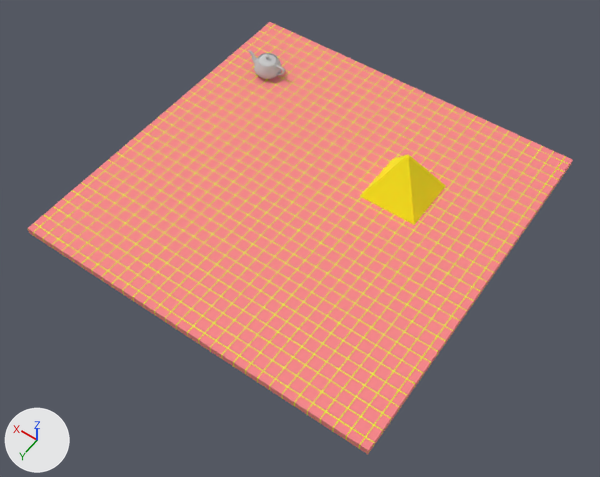
One commit to the FBX model Game/Game/Assets/modelData/bg/ground.fbx: the scene before it, then after it.
Rendered twice from a 50 mm camera at (-3982.0, 5777.0, 8034.0) aimed at (-249.0, 551.0, -179.0). Arrows for +X, +Y and +Z are at lower left; the lights stay in place.

The first picture shows 'Box001', 'Pyramid001', 'Teapot001'.
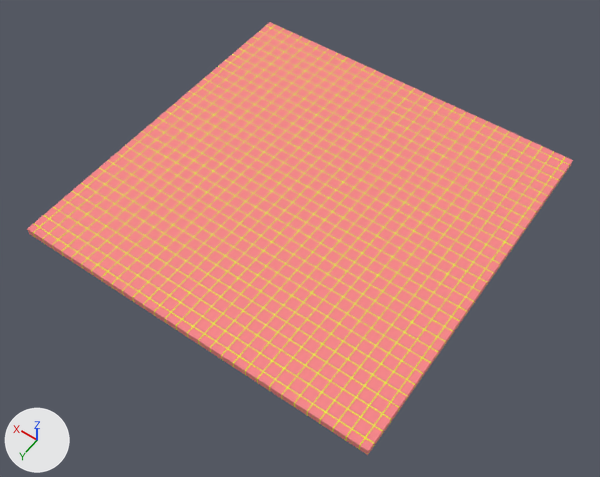
The newer file is also rescaled (x10.0) as a whole; pictures and numbers use the older file's frame.

What changed in the scene script:
```text
Remove ob_pyramid001:
    ob_pyramid001 = bpy.data.objects.new('Pyramid001', me_mesh_002)
    ob_pyramid001.location = (-955.0, -730.0, 0.0)
Remove ob_teapot001:
    ob_teapot001 = bpy.data.objects.new('Teapot001', me_mesh_001)
    ob_teapot001.location = (1814.0, -1541.0, 3.0)
```

Boxes [x1, y1, x2, y2] around the edits, measured in the pictures (600 x 477 px):
'Pyramid001', deleted (yellow): before [360, 154, 446, 225]
'Teapot001', deleted: before [248, 50, 285, 79]
